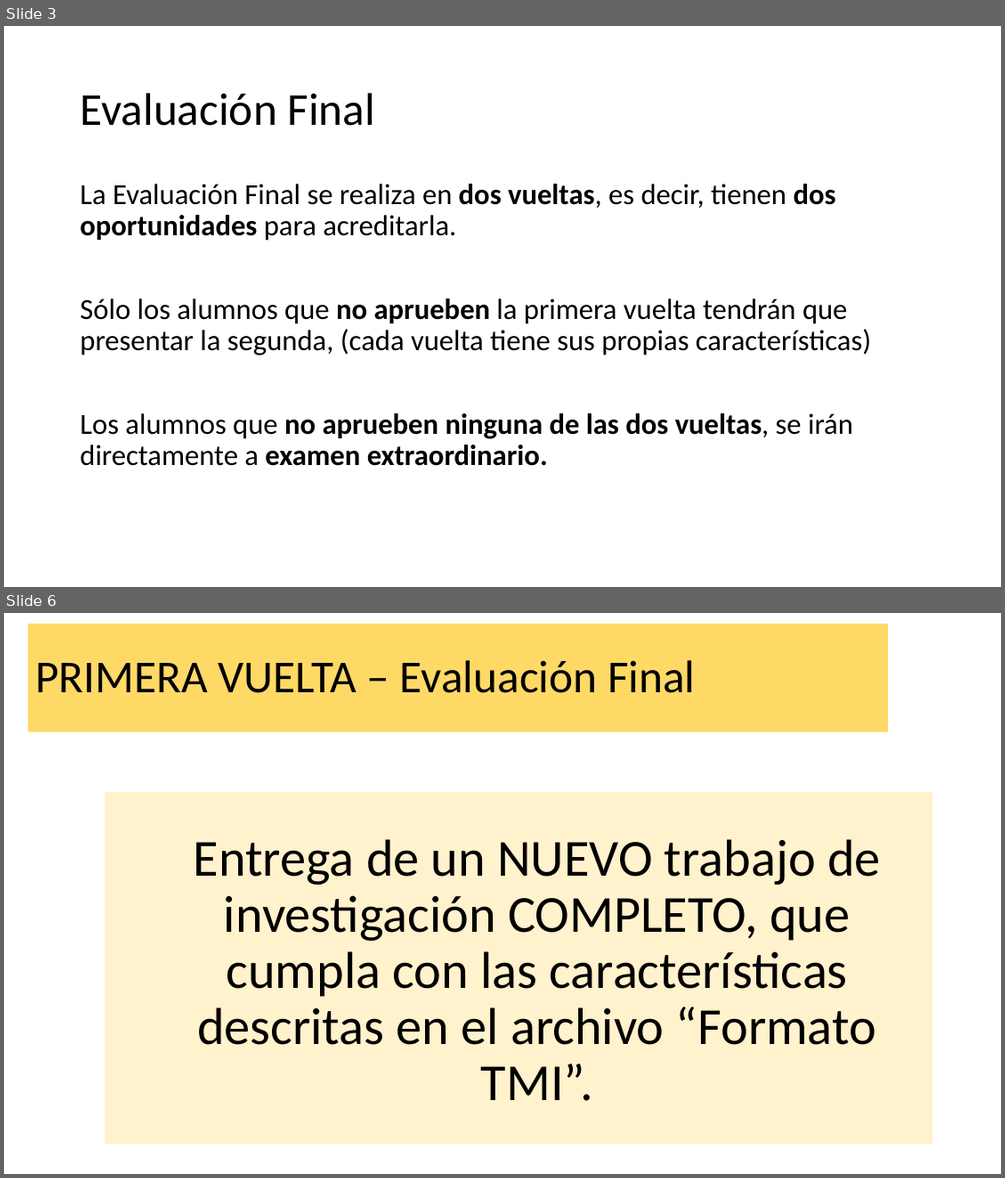
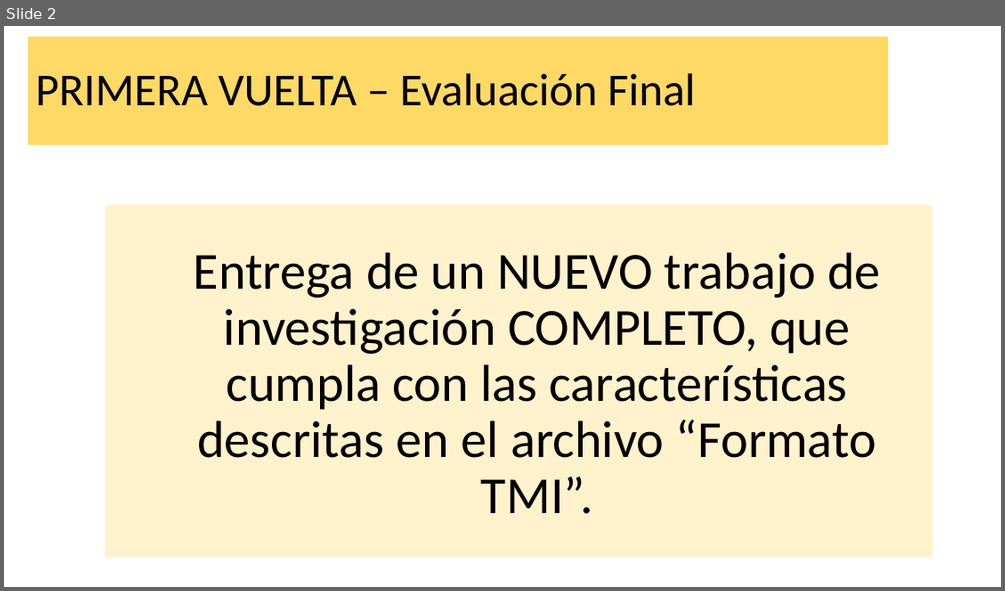
Before and after one commit to Adrifelcha/afchavez-019, a slide deck: JeanPiaget/2019-2020/Cuarentena/Cuarto - Clases Remotas/Evaluación Final.pptx. Shown one above the other, each under a label of ours: slides 3 and 6 before the commit, slide 2 after it; the slides between them are not shown. The pictures are 1005x1178 and 1005x591 pixels, drawn with LibreOffice and Linux fonts; fonts in the diff are those of the drawing. Boxes give left, top, right and bottom in pixels: in the first picture for what was removed or moved away, otherwise in the second. Text is boxed around its words. In the diff, an @@ line names an element or a change of style, - is before the commit and + after.

```diff
--- a/JeanPiaget/2019-2020/Cuarentena/Cuarto - Clases Remotas/Evaluación Final.pptx
+++ b/JeanPiaget/2019-2020/Cuarentena/Cuarto - Clases Remotas/Evaluación Final.pptx
@@ slide 3 removed at (4, 26, 1001, 587), background #FFFFFF @@
@@ title removed at (80, 93, 376, 126) @@
-Evaluación Final
@@ text removed at (80, 184, 871, 466) @@
-La Evaluación Final se realiza en dos vueltas, es decir, tienen dos oportunidades para acreditarla.
-Sólo los alumnos que no aprueben la primera vuelta tendrán que presentar la segunda, (cada vuelta tiene sus propias características)
-Los alumnos que no aprueben ninguna de las dos vueltas, se irán directamente a examen extraordinario.
@@ what was slide 6 is now slide 2 @@
```
Also in this commit, not shown: 1 slide added, 4 other slides removed, 34 other files.
